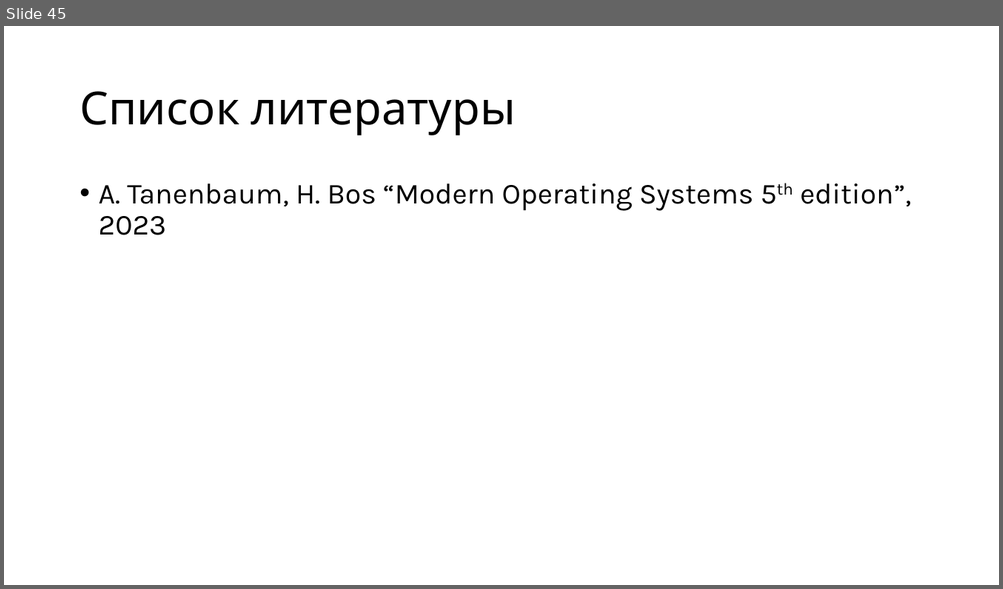
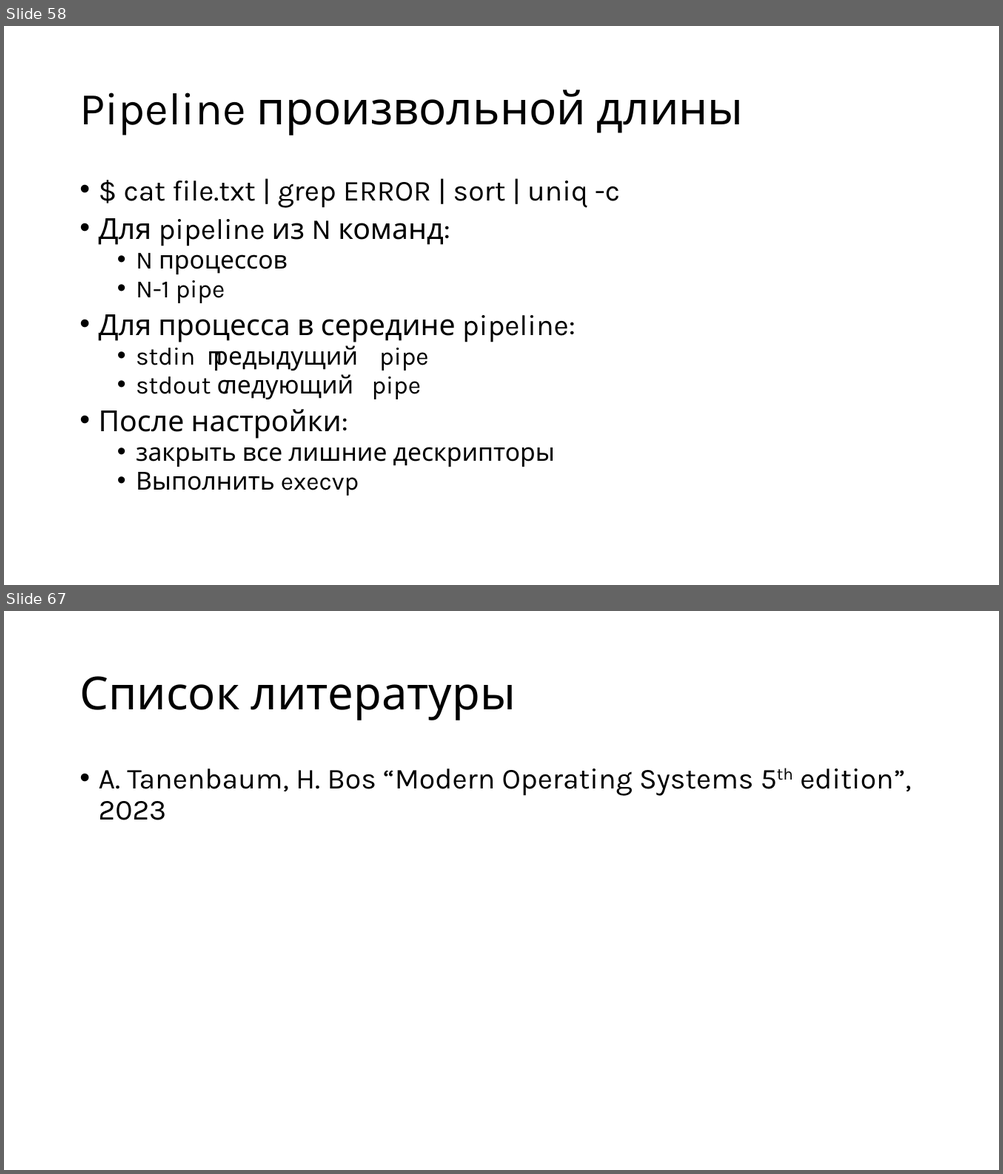
Before and after one commit to alexey-malov/os-course, a slide deck: lectures/03/Процессы.pptx. Shown one above the other, each under a label of ours: slide 45 before the commit, slides 58 and 67 after it; the slides between them are not shown. The pictures are 1003x589 and 1003x1174 pixels, drawn with LibreOffice and Linux fonts; fonts in the diff are those of the drawing. Boxes give left, top, right and bottom in pixels: in the first picture for what was removed or moved away, otherwise in the second. Text is boxed around its words. In the diff, an @@ line names an element or a change of style, - is before the commit and + after.

```diff
--- a/lectures/03/Процессы.pptx
+++ b/lectures/03/Процессы.pptx
@@ slide 58 added at <box>4,26,999,585</box>, background #FFFFFF @@
@@ title added at <box>79,90,743,136</box>, 44 pt, text #000000 @@
+Pipeline произвольной длины
@@ text added at <box>99,181,620,496</box>, 28 pt, text #000000 @@
+• $ cat file.txt | grep ERROR | sort | uniq -c
+• Для pipeline из N команд:
+  • N процессов
+  • N-1 pipe
+• Для процесса в середине pipeline:
+  • stdin ← предыдущий pipe
+  • stdout → следующий pipe
+• После настройки:
+  • закрыть все лишние дескрипторы
+  • Выполнить execvp
@@ what was slide 45 is now slide 67 @@
```
Also in this commit, not shown: 21 other slides added, 4 other files.
